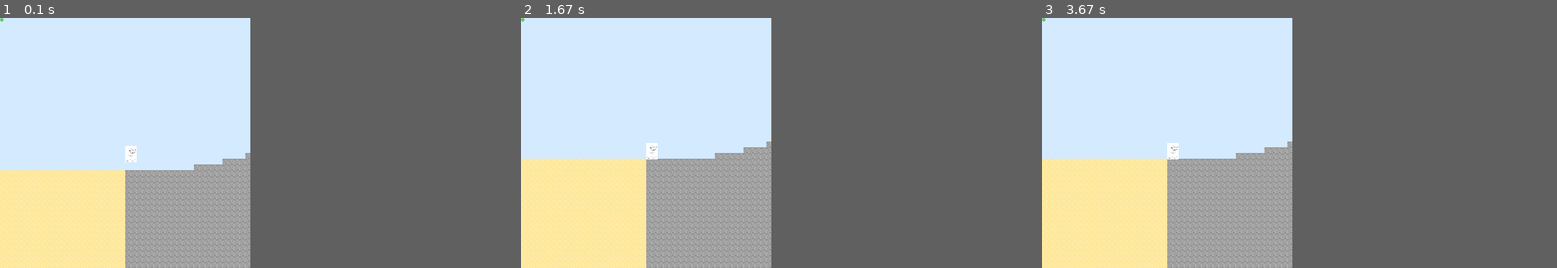
Above: before the commit, frames 1-3 (left to right).
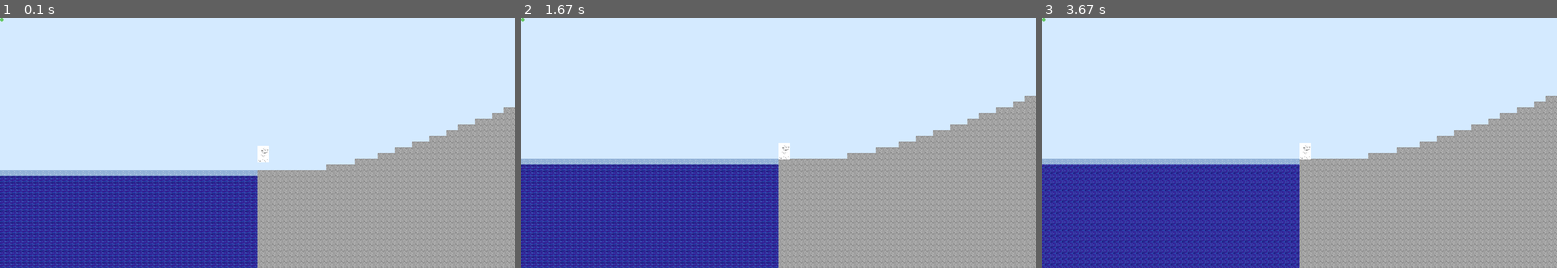
Above: after the commit, the same moments.

Repository: HyperRays/minecraft-from-wish
Game: pygame game, started from game-logic/main.py
The game is run twice, just before and just after one commit, with the same random seed, the same clock (stepped at 60 frames per second) and the same inputs.
Inputs:
- Up to frame 1 (0.1 s): no input
- Up to frame 2 (1.67 s): no input
- Up to frame 3 (3.67 s): no input
In our replay, the window is 700x700 before the commit and 1440x700 after it. These sizes can differ from the game's own. Grey fills any space a smaller window leaves; there, only what the larger window draws over its background counts as a difference.

The runs differ from the first frame. In frame 1, 44% of the frame differs, in the area x 0-100%, y 35-100%; in frame 2, 49%, in the area x 0-100%, y 31-100%; in frame 3, 49%.

Commit message:
terrain modification

Diff:
--- a/assets/config/general.toml
+++ b/assets/config/general.toml
@@ -2,4 +2,4 @@
 
 [window]
 height = 700
-width = 700
+width = 1440
--- a/game-logic/terrain_generation.py
+++ b/game-logic/terrain_generation.py
@@ -55,14 +55,14 @@
             return Snow(pixelpos)
         return Air(pixelpos)
 
-
+biome_count = 4
 
 def test_render(x,y, chunk: Chunk):
     coordinates_glob = chunk.get_chunk_coordinates(vec2d(x,y))
     coordinates = vec2d(x= (coordinates_glob.x*BLOCK_DIMENSIONS[0]), y= (coordinates_glob.y*BLOCK_DIMENSIONS[1]))
     chunk_coords = chunk.position
 
-    match floor(chunk_coords.x*(1/(biome_spacing+1)) % 3):
+    match floor(chunk_coords.x*(1/(biome_spacing+1)) % biome_count):
         case 0: return mountains(coordinates_glob.x, coordinates_glob.y, coordinates)
         case 1: return grassland(coordinates_glob.x, coordinates_glob.y, coordinates)
         case 2: return desert(coordinates_glob.x, coordinates_glob.y, coordinates)
